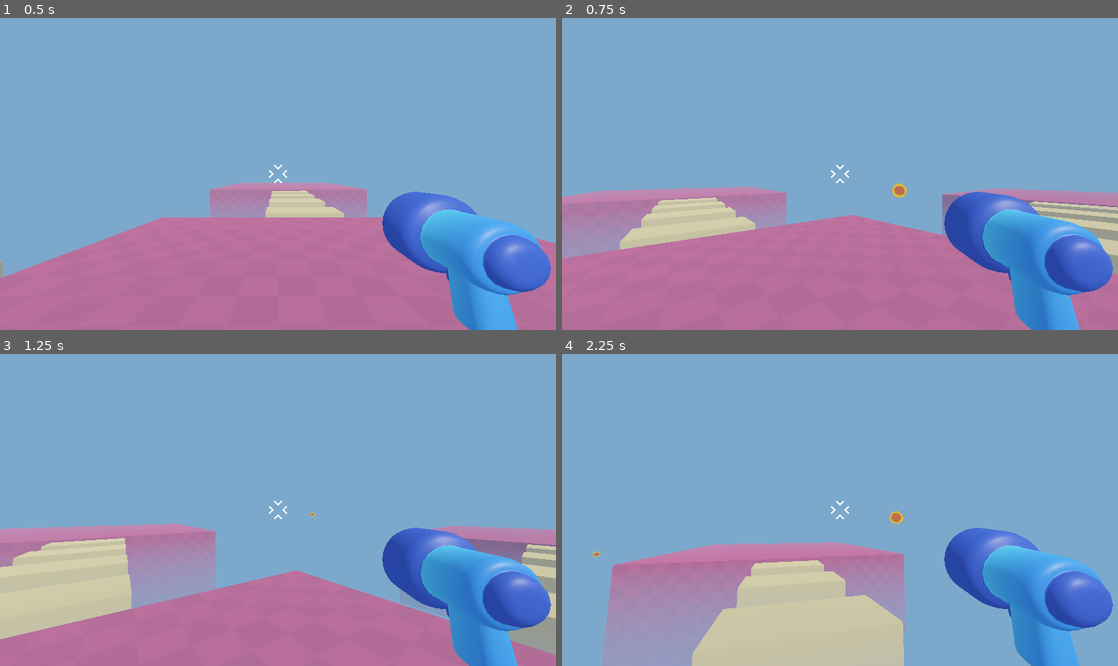
Above: before the commit, frames 1-4 (two rows, left to right).
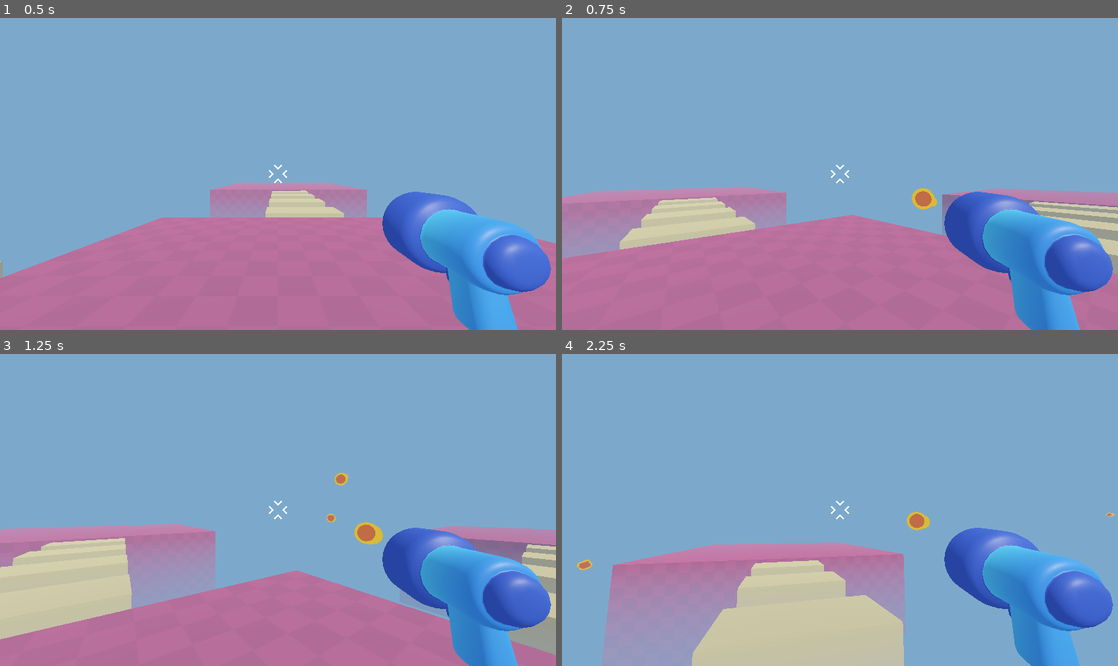
Above: after the commit, the same moments.

Repository: nesherson/survivor-arena-fps
Game: Godot game, scene res://scenes/game/game.tscn
Two runs of this game, one before a commit and one after it. Both use one fixed random seed, a clock stepped at 60 frames per second and the inputs below.
Inputs (mouse positions are in pixels of both pictures, inside the frame that each line leads up to):
- Up to frame 1 (0.5 s): no input
- Up to frame 2 (0.75 s): tap Enter at 0.5 s; move the mouse to (867, 174) at 0.52 s; press the mouse at (867, 174) at 0.53 s; hold W (move_forward) from 0.53 s (still down)
- Up to frame 3 (1.25 s): keep holding W (move_forward); tap Space (jump) at 0.77 s
- Up to frame 4 (2.25 s): keep holding W (move_forward); move the mouse to (812, 510) at 1.27 s; release the mouse at (812, 510) at 1.28 s; click (812, 510) at 1.35 s; tap Space (jump) at 1.52 s; move the mouse to (851, 503) at 2.02 s; press the mouse at (851, 503) at 2.03 s

Frame 1 is identical in both runs. In frame 2, 0.3% of the frame differs, in the area x 59-68%, y 53-62%; in frame 3, 0.4%, in the area x 55-69%, y 38-62%; in frame 4, 0.4%.

Commit message:
Increase bullet speed and add timing to shooting

Diff:
--- a/scenes/player/player.tscn
+++ b/scenes/player/player.tscn
@@ -37,3 +37,8 @@
 grow_vertical = 2
 texture = ExtResource("3_gmlin")
 expand_mode = 1
+
+[node name="Timer" type="Timer" parent="."]
+unique_name_in_owner = true
+wait_time = 0.25
+one_shot = true
--- a/scripts/player/bullet.gd
+++ b/scripts/player/bullet.gd
@@ -1,6 +1,6 @@
 extends Area3D
 
-const SPEED := 35.0
+const SPEED := 25.0
 const RANGE := 40.0
 
 var travelled_distance := 0.0
--- a/scripts/player/player.gd
+++ b/scripts/player/player.gd
@@ -1,6 +1,7 @@
 extends CharacterBody3D
 
 @onready var camera = $Camera
+@onready var timer = %Timer
 
 const y_rotation_sensitivity = 0.5
 const x_rotation_sensitivity = 0.5
@@ -42,7 +43,7 @@
 
 	move_and_slide()
 
-	if Input.is_action_just_pressed("shoot"):
+	if Input.is_action_pressed("shoot") && timer.is_stopped():
 		shoot_bullet()
 
 func shoot_bullet():
@@ -52,3 +53,5 @@
 	%Marker3D.add_child(new_bullet)
 
 	new_bullet.global_transform = %Marker3D.global_transform
+
+	timer.start()
